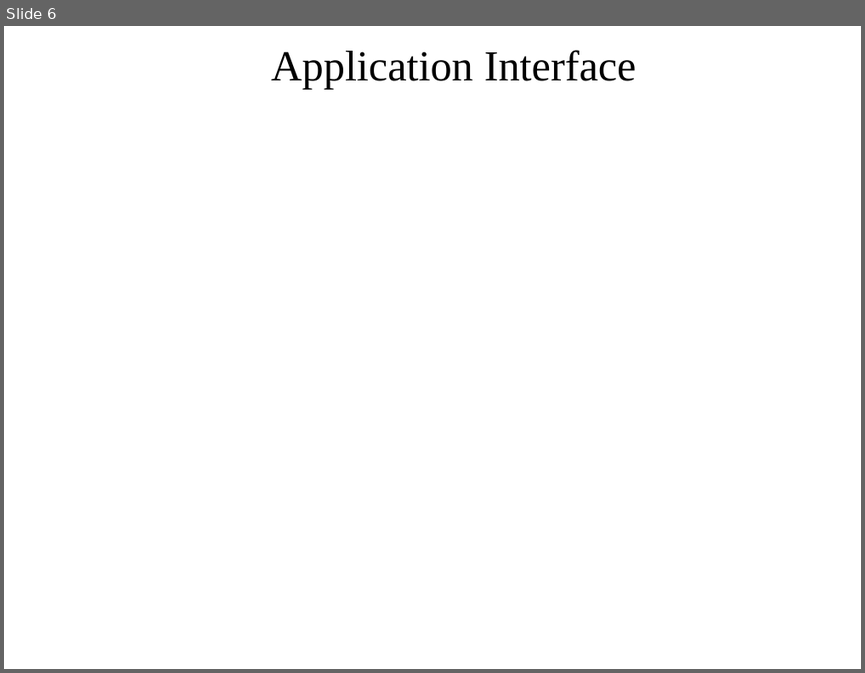
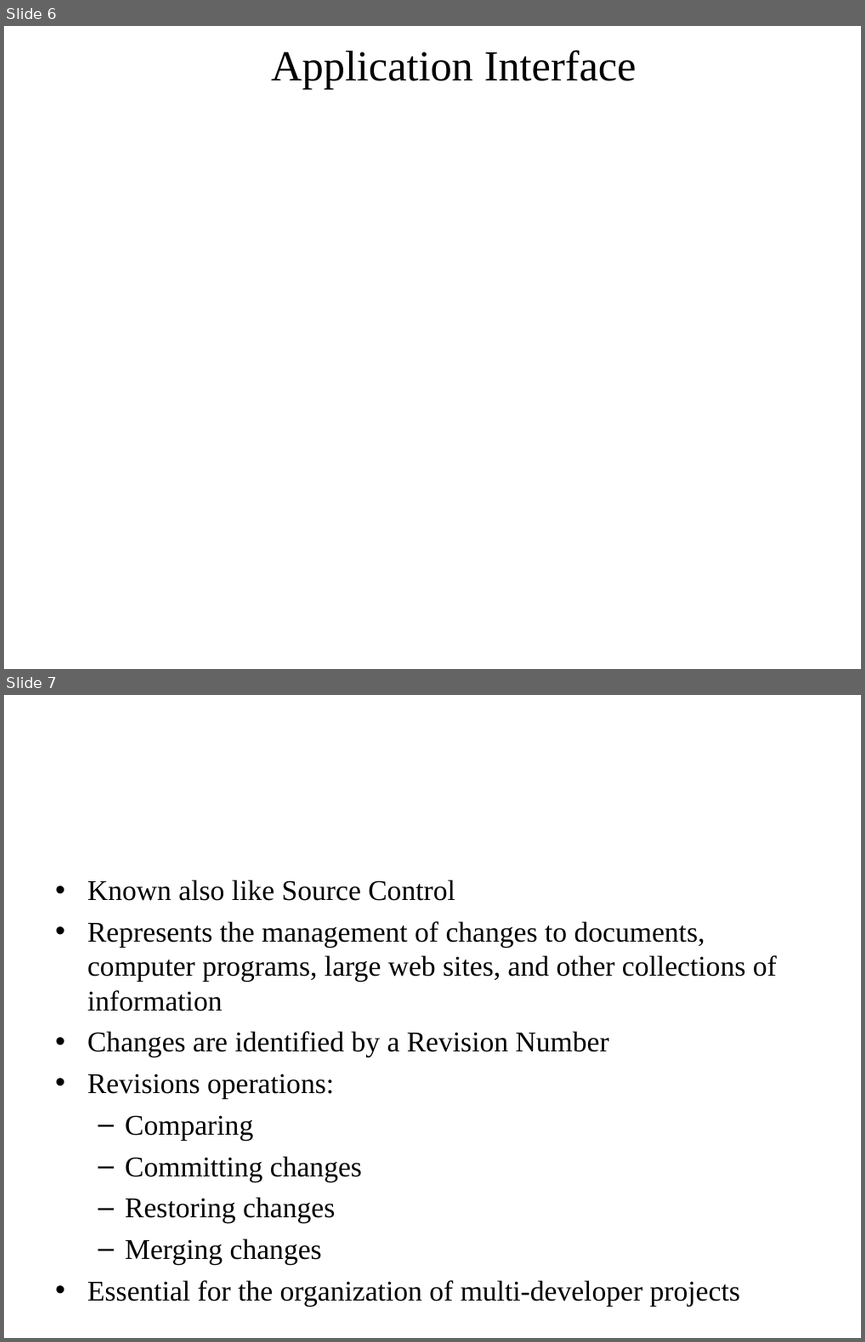
Before and after one commit to AlexSorinDragomir/EmotionalRecogntion, a slide deck: Bachelor's thesis.ppt. Shown one above the other, each under a label of ours: slide 6 before the commit, slides 6 and 7 after it. The pictures are 865x673 and 865x1342 pixels, drawn with LibreOffice and Linux fonts; fonts in the diff are those of the drawing; background and template pictures are left out. Boxes give left, top, right and bottom in pixels: in the first picture for what was removed or moved away, otherwise in the second. Text is boxed around its words. In the diff, an @@ line names an element or a change of style, - is before the commit and + after.

```diff
--- a/Bachelor's thesis.ppt
+++ b/Bachelor's thesis.ppt
@@ slide 7 added at [4, 695, 861, 1338], background picture (left out) @@
@@ title added at [46, 721, 818, 828], 44 pt, text #FFFFFF @@
+Version Control
@@ text added at [87, 879, 777, 1305], 24 pt, text #000000 @@
+• Known also like Source Control
+• Represents the management of changes to documents, computer programs, large web sites, and other collections of information
+• Changes are identified by a Revision Number
+• Revisions operations:
+  – Comparing
+  – Committing changes
+  – Restoring changes
+  – Merging changes
+• Essential for the organization of multi-developer projects
```
Also in this commit, not shown: 3 slides changed, 10 other slides added.
